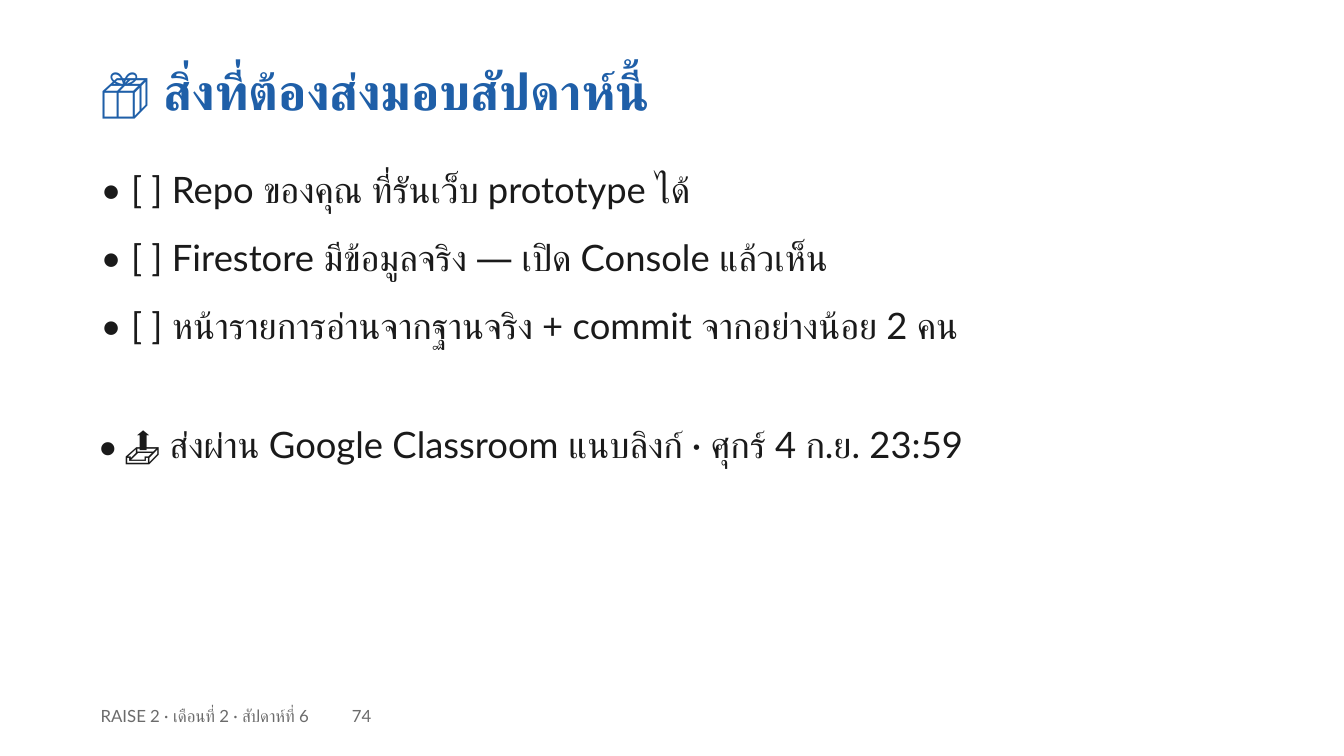
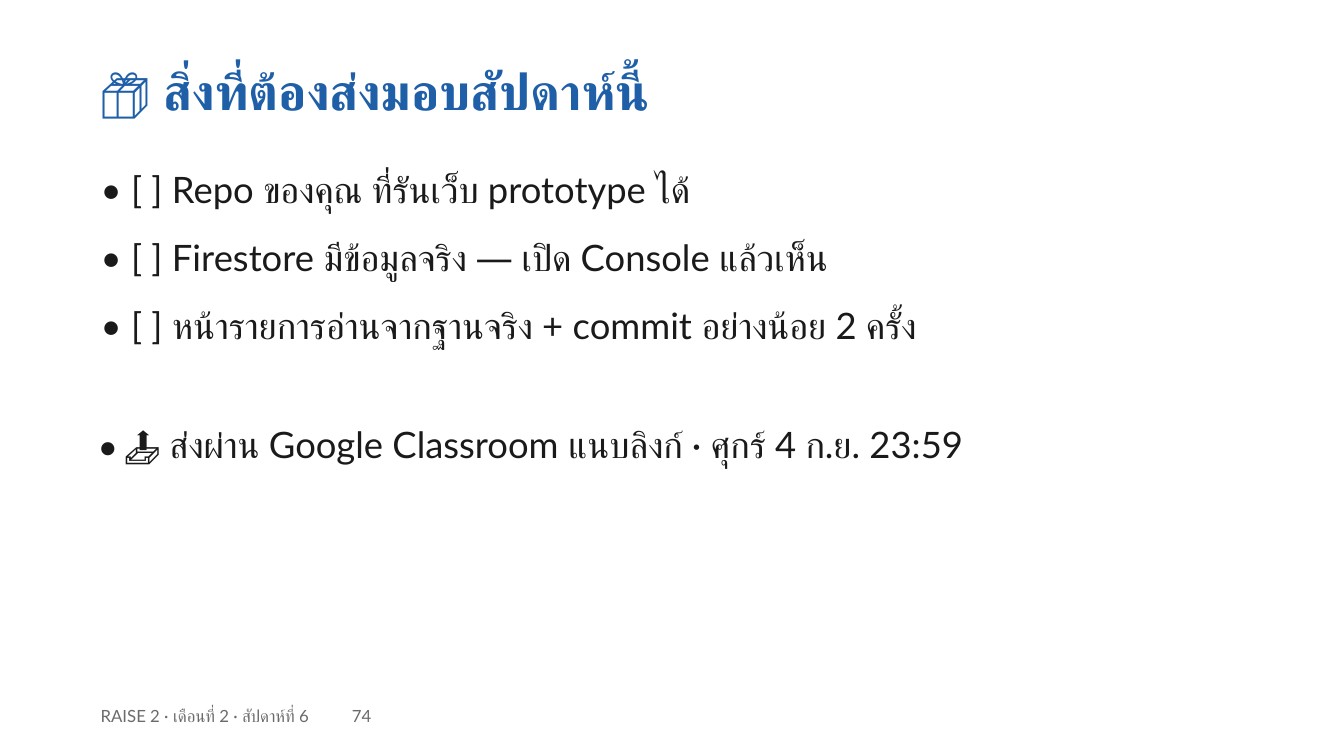
Before and after one commit to cnacha-mfu/raise2-module2, a slide deck: slide 74 of materials/week6/w6-slides.pptx. Drawn at 1344x756 pixels with LibreOffice and Linux fonts; fonts in the diff are those of the drawing. Boxes give left, top, right and bottom in pixels: in the first picture for what was removed or moved away, otherwise in the second. Text is boxed around its words. In the diff, an @@ line names an element or a change of style, - is before the commit and + after.

```diff
--- a/materials/week6/w6-slides.pptx
+++ b/materials/week6/w6-slides.pptx
@@ text at (x1=172, y1=311, x2=917, y2=350): text changed @@
-• [ ] หน้ารายการอ่านจากฐานจริง + commit จากอย่างน้อย 2 คน
+• [ ] หน้ารายการอ่านจากฐานจริง + commit อย่างน้อย 2 ครั้ง
```
Also in this commit, not shown: 1 other slide changed, 29 other files.
